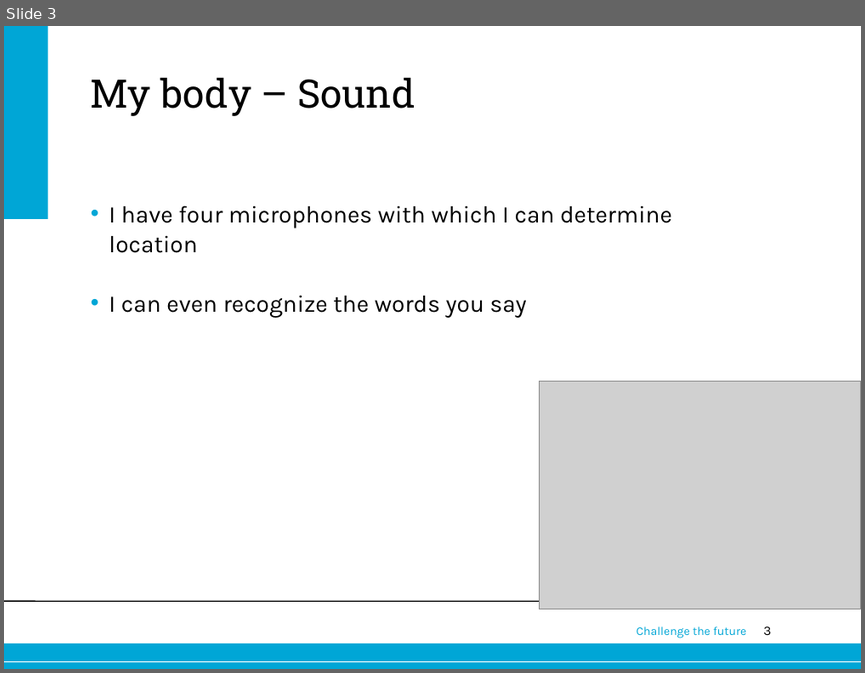
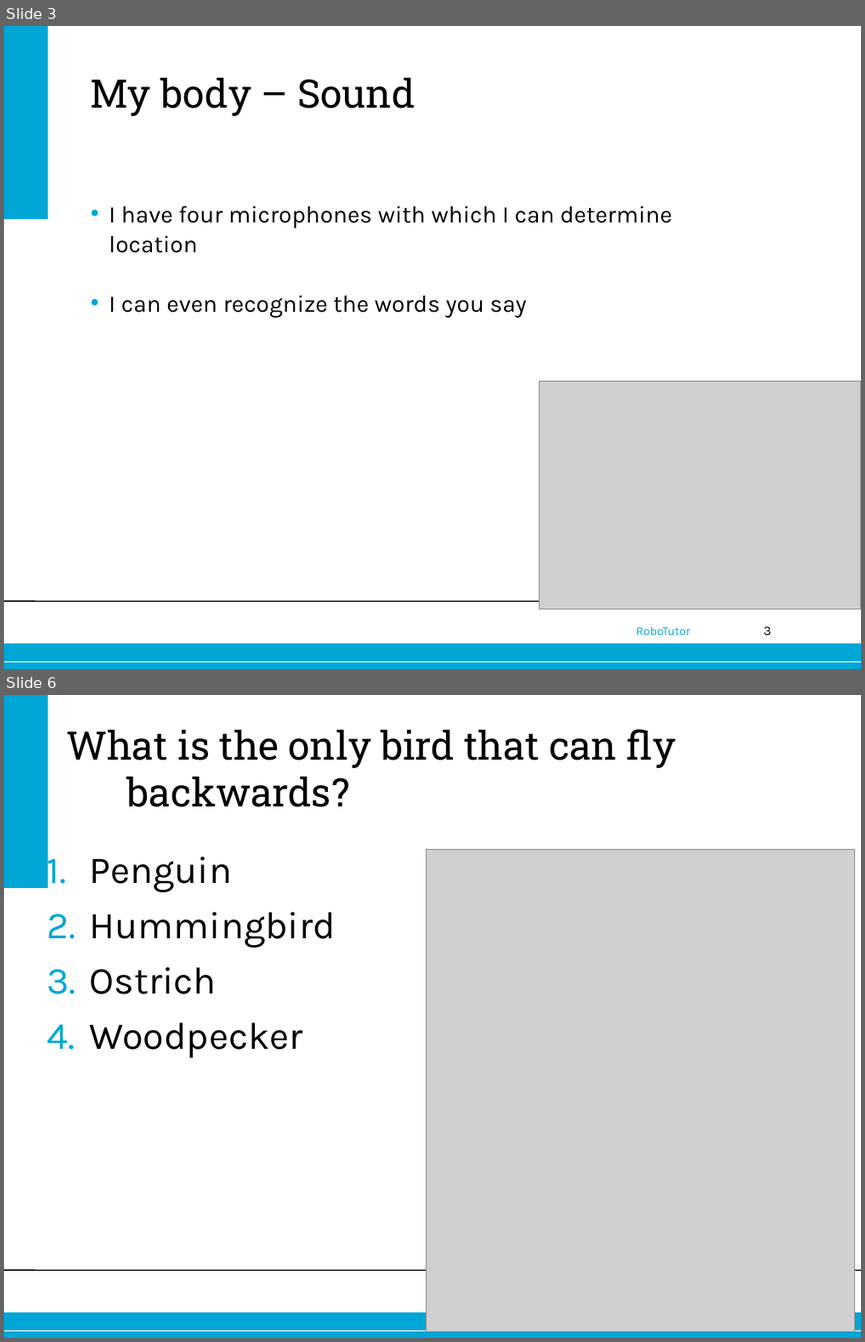
Before and after one commit to jettan/robotutor, a slide deck: Nao.ppt. Shown one above the other, each under a label of ours: slide 3 before the commit, slides 3 and 6 after it; the slides between them are not shown. The pictures are 865x673 and 865x1342 pixels, drawn with LibreOffice and Linux fonts; fonts in the diff are those of the drawing; grey boxes stand for pictures; background and template pictures are left out. Boxes give left, top, right and bottom in pixels: in the first picture for what was removed or moved away, otherwise in the second. Text is boxed around its words. In the diff, an @@ line names an element or a change of style, - is before the commit and + after.

```diff
--- a/Nao.ppt
+++ b/Nao.ppt
@@ slide 6 added at bbox=[4, 695, 861, 1338], background #FFFFFF; not listed: 4 template elements that a slide beside it also shows @@
@@ title added at bbox=[66, 729, 676, 807], 33 pt, text #000000 @@
+What is the only bird that can fly backwards?
@@ text added at bbox=[90, 857, 336, 1058], 32 pt, text #000000 @@
+1. Penguin
+2. Hummingbird
+3. Ostrich
+4. Woodpecker
@@ picture added at bbox=[426, 850, 855, 1333] @@
@@ slide 3 changed as well @@
@@ text at bbox=[636, 626, 690, 635]: text changed @@
-Challenge the future
+RoboTutor
```
Also in this commit, not shown: 4 other slides changed, 4 other slides added, 2 slides removed, 3 other files.
